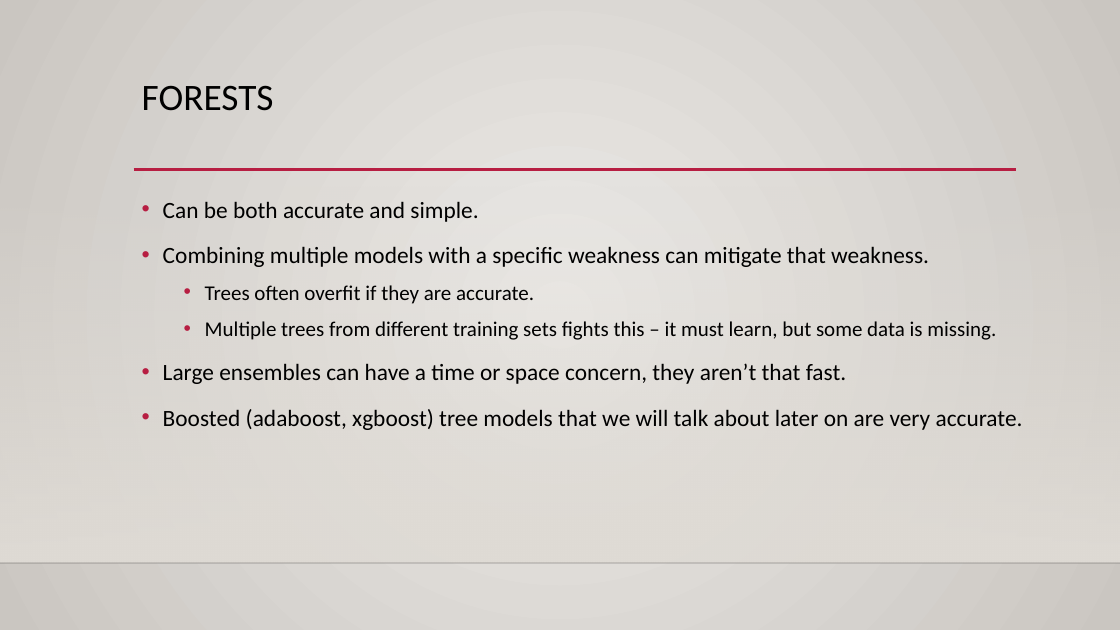
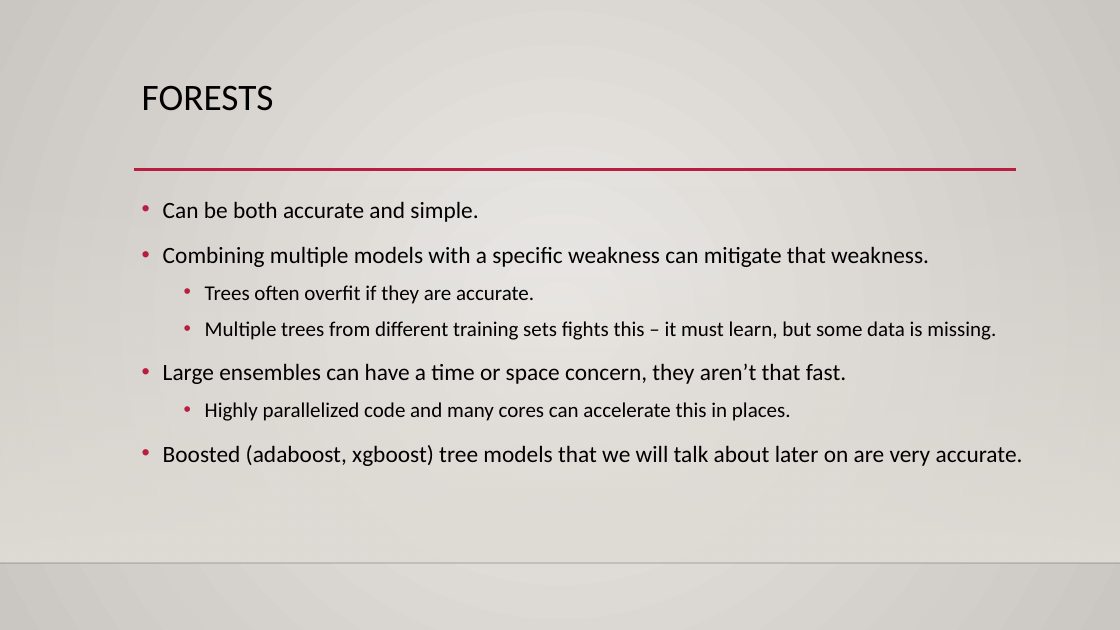
Before and after one commit to glennybarnes/Intro_to_Machine_Learning_Students, a slide deck: slide 12 of reference_content/Slides/005_Forest_Ensamble.pptx (slide 11 before the commit). Drawn at 1120x630 pixels with LibreOffice and Linux fonts; fonts in the diff are those of the drawing; background and template pictures are left out. Boxes give left, top, right and bottom in pixels: in the first picture for what was removed or moved away, otherwise in the second. Text is boxed around its words. In the diff, an @@ line names an element or a change of style, - is before the commit and + after.

```diff
--- a/reference_content/Slides/005_Forest_Ensamble.pptx
+++ b/reference_content/Slides/005_Forest_Ensamble.pptx
@@ text at box(205, 402, 791, 421): paragraph added @@
+  • Highly parallelized code and many cores can accelerate this in places.
```
Also in this commit, not shown: 2 other slides changed, 2 slides added, 1 slide removed, 4 other files.
